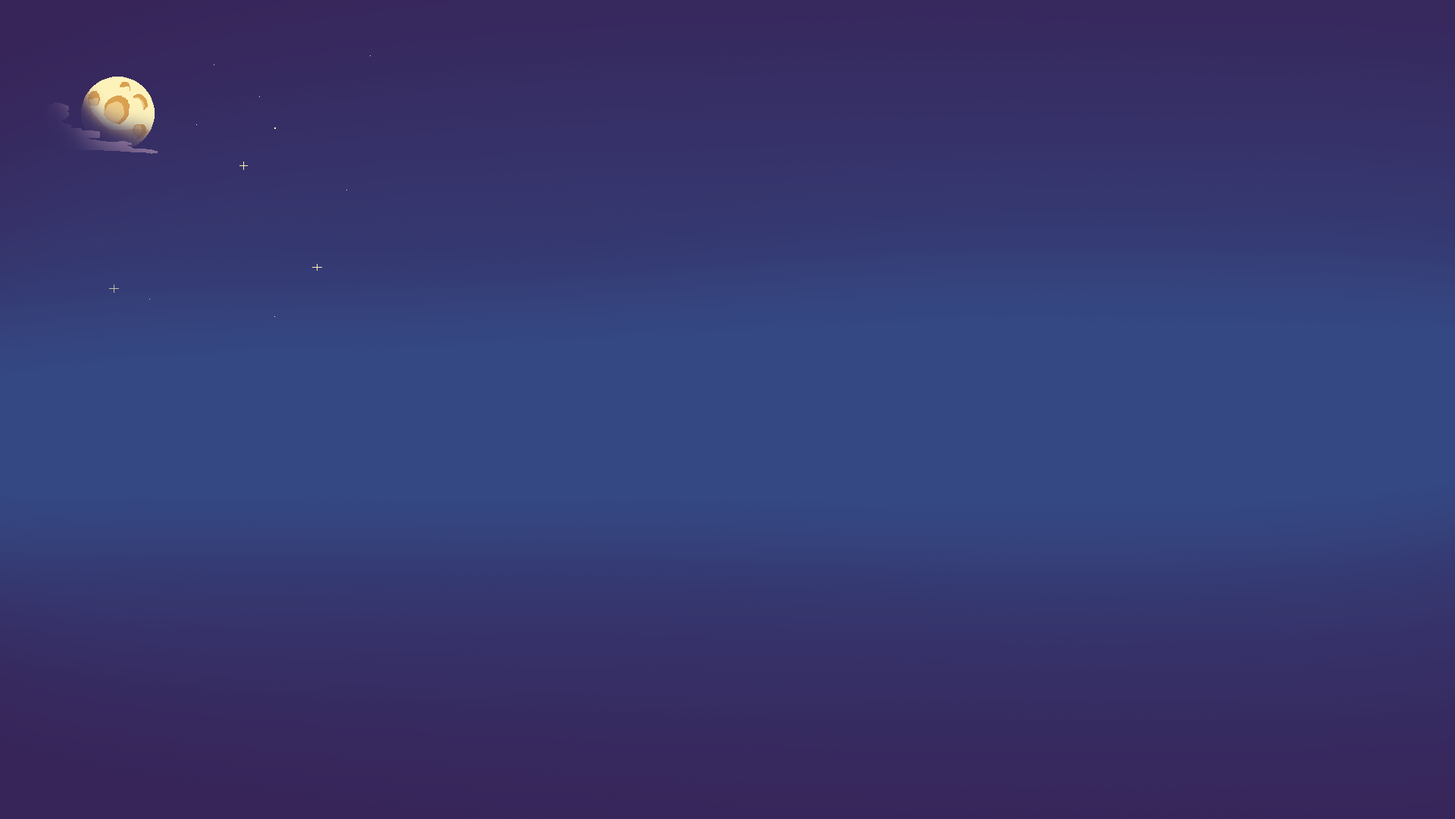
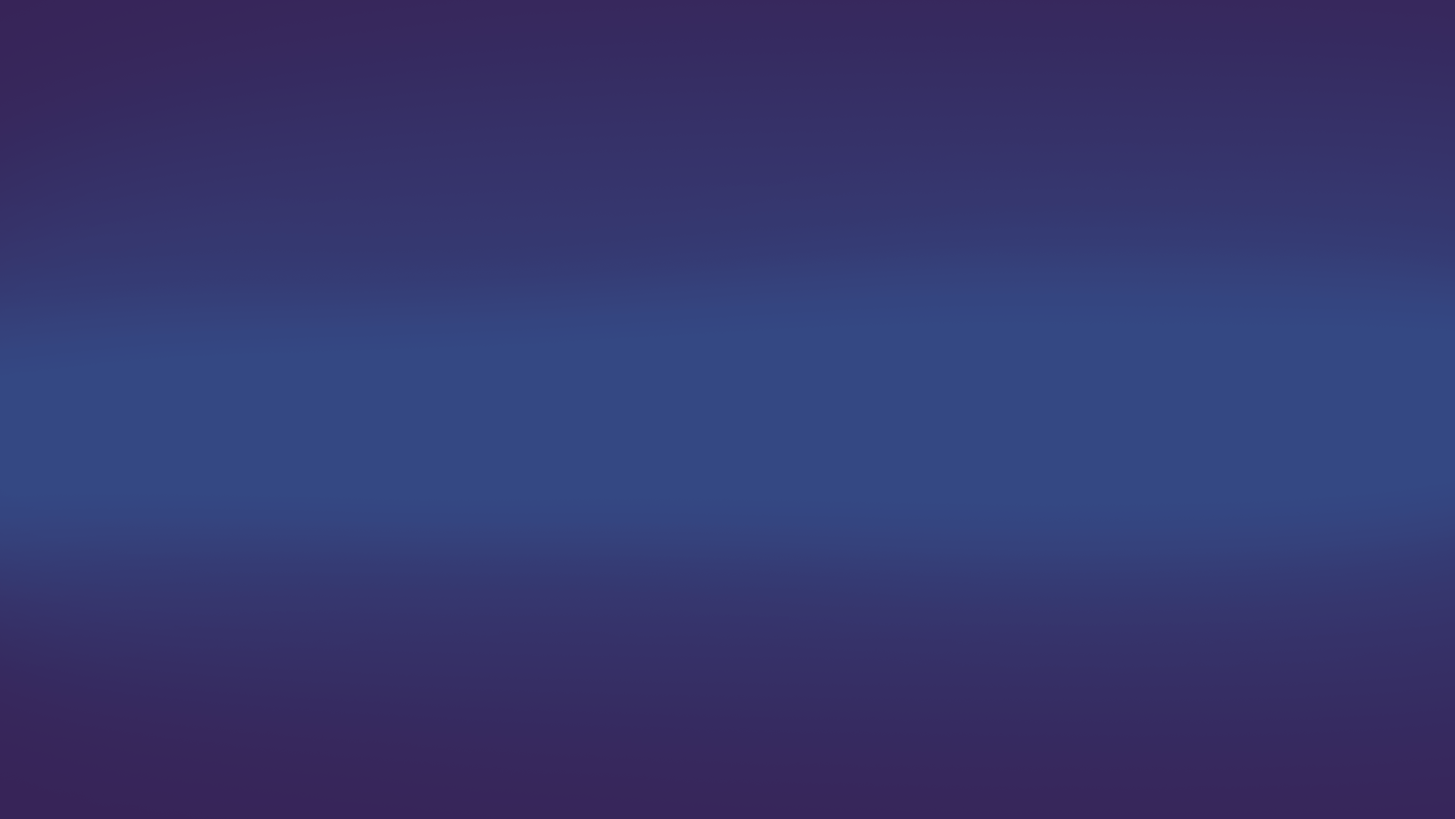
Revision of a layered 1455 × 819 image; what changed, layer by layer:
hid "Layer 4" over (46, 55, 371, 317)
hid "Layer 2" over (46, 55, 371, 317)
